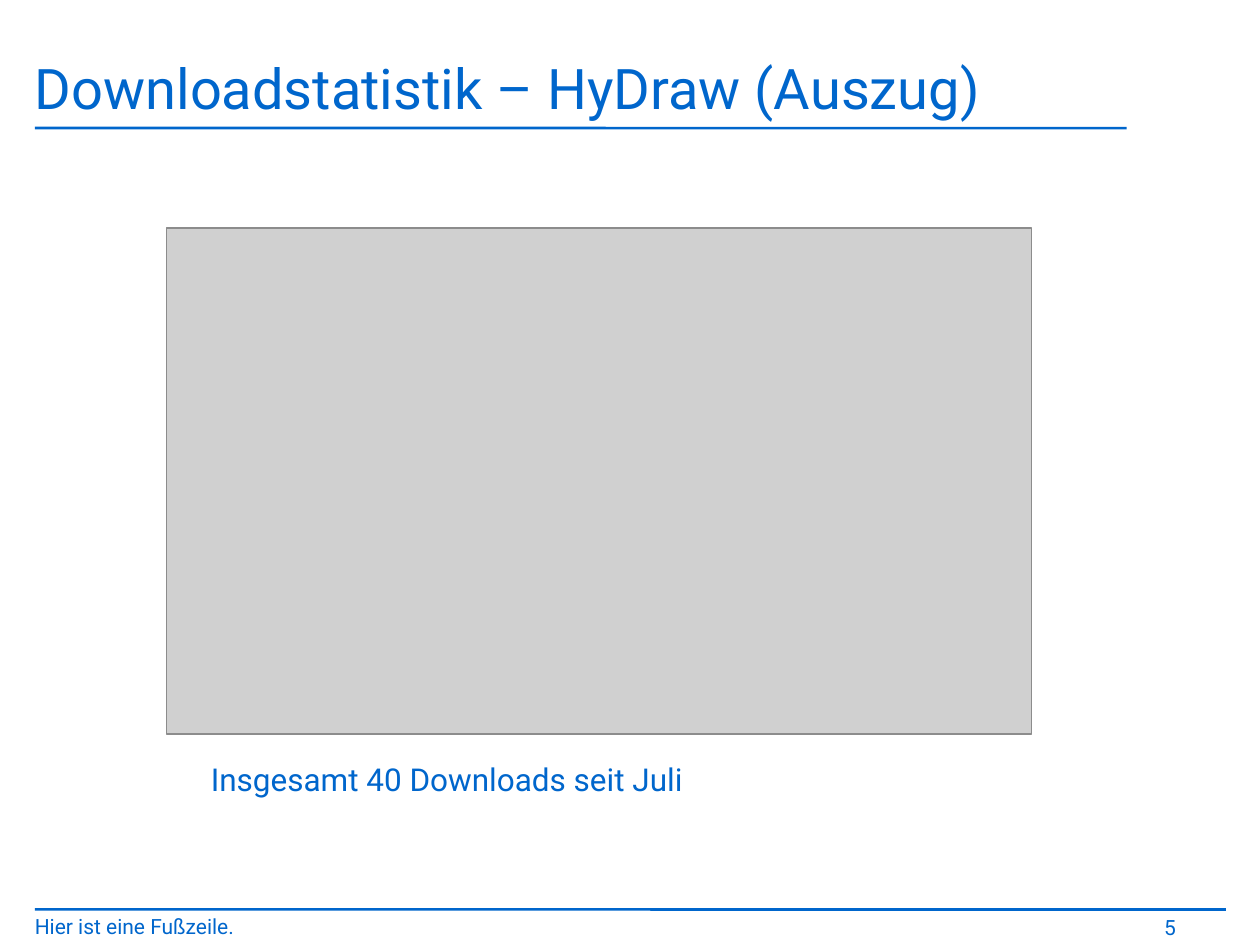
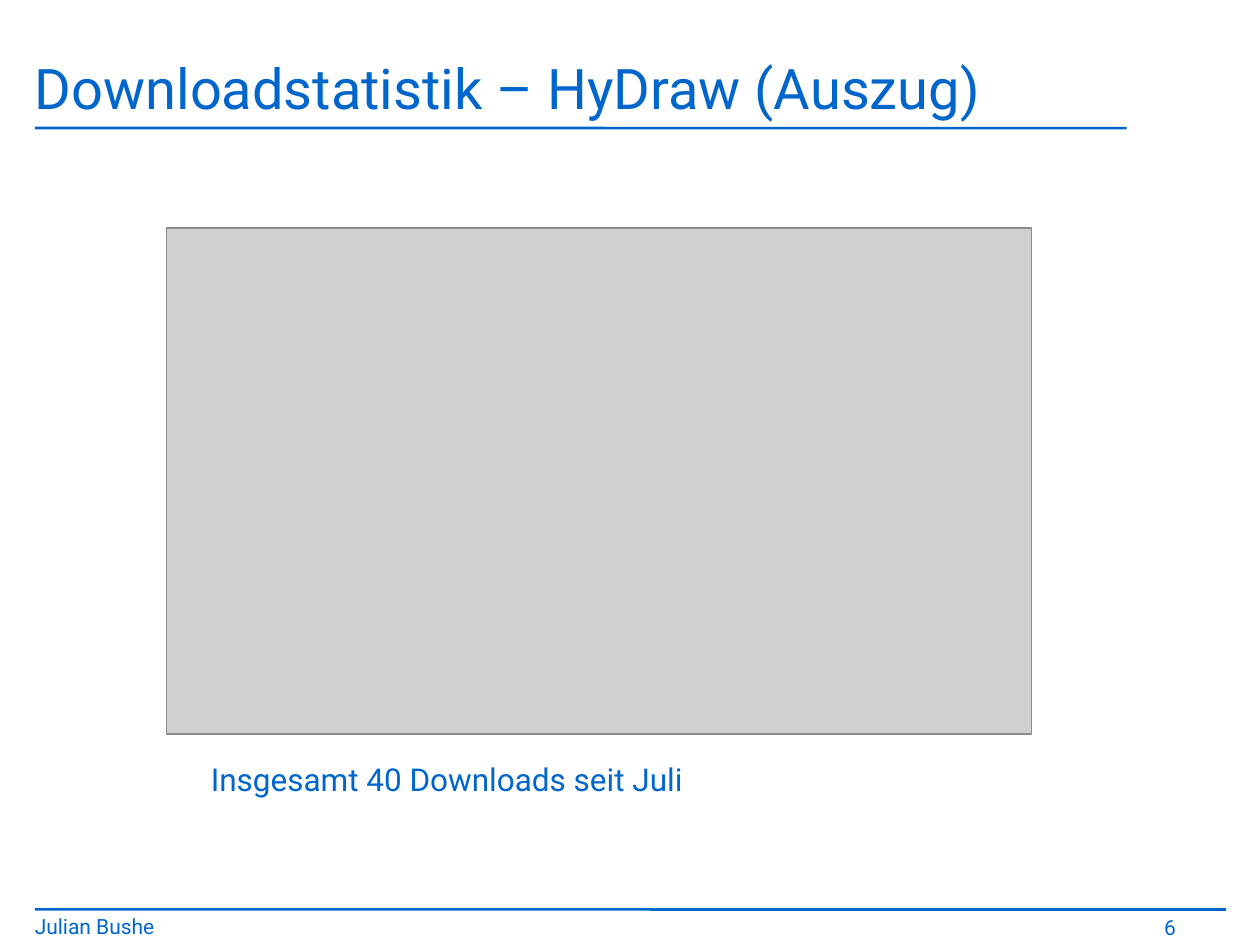
Before and after one commit to jbushe/presentations, a slide deck: slide 6 of presentation.odp (slide 5 before the commit). Drawn at 1260x945 pixels with LibreOffice and Linux fonts; fonts in the diff are those of the drawing; grey boxes stand for pictures; background and template pictures are left out. Boxes give left, top, right and bottom in pixels: in the first picture for what was removed or moved away, otherwise in the second. Text is boxed around its words. In the diff, an @@ line names an element or a change of style, - is before the commit and + after.

```diff
--- a/presentation.odp
+++ b/presentation.odp
@@ text at <box>35,918,154,935</box>: text changed @@
-Hier ist eine Fußzeile.
+Julian Bushe
@@ page number at <box>1164,920,1176,936</box>: text changed @@
-5
+6
```
Also in this commit, not shown: 3 other slides changed, 3 slides added, 2 slides removed, 1 other file.
